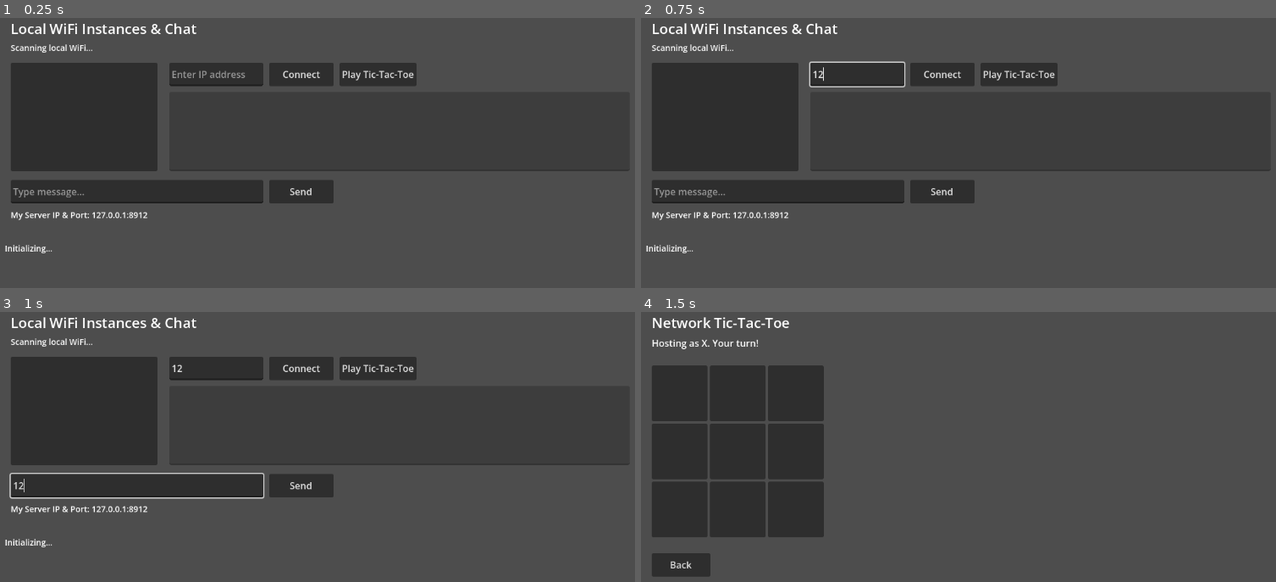
Above: before the commit, frames 1-4 (two rows, left to right).
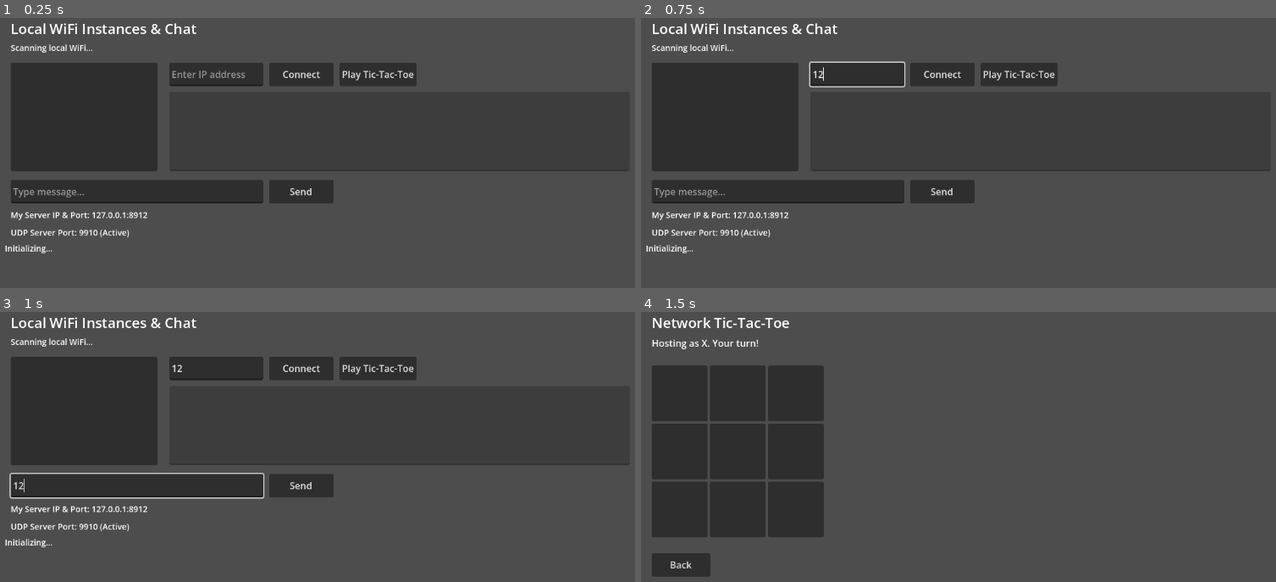
Above: after the commit, the same moments.

Repository: russjohnson09/godot-chess
Game: Godot game, scene res://wifi_scanner.tscn
The game is run twice, just before and just after one commit, with the same random seed, the same clock (stepped at 60 frames per second) and the same inputs.
Inputs (mouse positions are in pixels of both pictures, inside the frame that each line leads up to):
- Up to frame 1 (0.25 s): no input
- Up to frame 2 (0.75 s): click (856, 74) at 0.52 s; type "12" at 0.6 s
- Up to frame 3 (1 s): click (139, 484) at 0.75 s; type "12" at 0.83 s
- Up to frame 4 (1.5 s): click "Play Tic-Tac-Toe" at 1.25 s

The runs differ from the first frame. In frame 1, 0.2% of the frame differs, in the area x 1-21%, y 78-82%; in frame 2, 0.2%; in frame 3, 0.2%; in frame 4, nothing differs.

Commit message:
update

Diff:
--- a/godot-chess/godot-chess/wifi_scanner.gd
+++ b/godot-chess/godot-chess/wifi_scanner.gd
@@ -10,6 +10,7 @@
 @onready var play_game_btn: Button = $PlayGameButton
 @onready var chat_log: TextEdit = $ChatLog
 @onready var my_ip_label: Label = $MyIpLabel
+@onready var udp_server_label: Label = $UdpServerLabel
 
 func _ready() -> void:
 	if OS.has_feature("android"):
@@ -33,6 +34,7 @@
 			valid_ip = ip
 			break
 	my_ip_label.text = "My Server IP & Port: %s:%d" % [valid_ip, NetworkManager.actual_port_tcp]
+	udp_server_label.text = "UDP Server Port: %d (Active)" % NetworkManager.actual_port_udp
 
 	# Restore chat log history
 	chat_log.text = "".join(NetworkManager.chat_messages)
--- a/godot-chess/godot-chess/wifi_scanner.tscn
+++ b/godot-chess/godot-chess/wifi_scanner.tscn
@@ -85,3 +85,11 @@
 offset_bottom = 370.0
 theme_override_font_sizes/font_size = 14
 text = "My Server IP: Determining..."
+
+[node name="UdpServerLabel" type="Label" parent="." unique_id=998877665]
+offset_left = 50.0
+offset_top = 375.0
+offset_right = 500.0
+offset_bottom = 400.0
+theme_override_font_sizes/font_size = 14
+text = "UDP Server Port: Determining..."
Not shown, added: godot-chess/godot-chess/assets/Tic_tac_toe-js.svg.import
